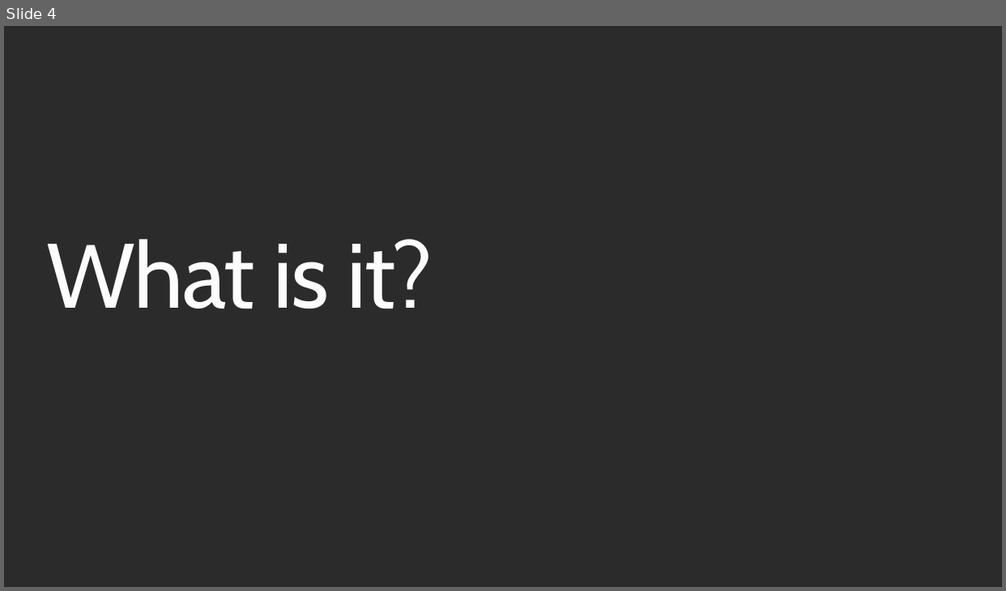
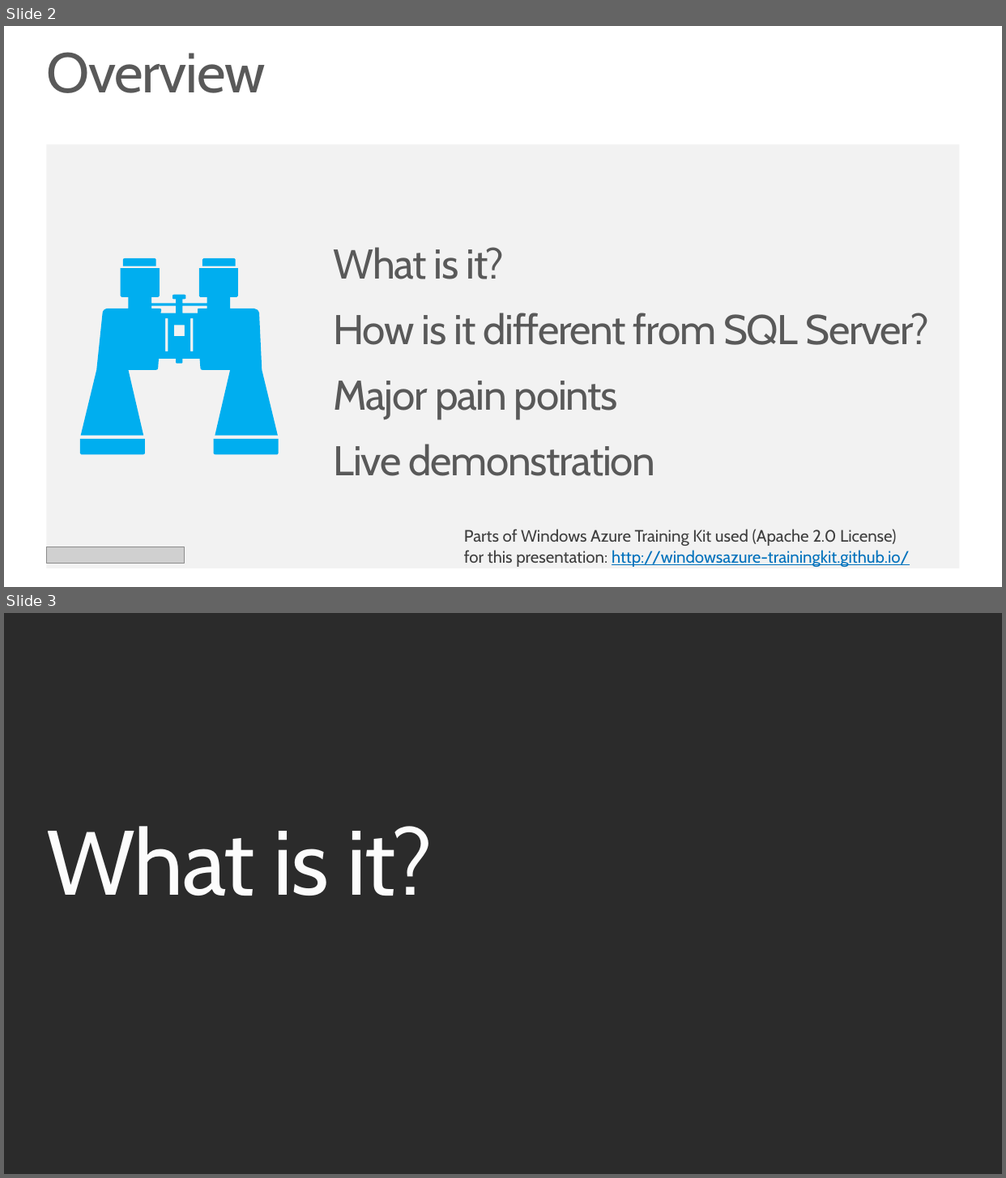
Before and after one commit to robdmoore/SQLAzureTransientDemo, a slide deck: Presentation.pptx. Shown one above the other, each under a label of ours: slide 4 before the commit, slides 2 and 3 after it. The pictures are 1006x591 and 1006x1178 pixels, drawn with LibreOffice and Linux fonts; fonts in the diff are those of the drawing; grey boxes stand for pictures; background and template pictures are left out; a plain dark background stands for a picture behind light text. Boxes give left, top, right and bottom in pixels: in the first picture for what was removed or moved away, otherwise in the second. Text is boxed around its words. In the diff, an @@ line names an element or a change of style, - is before the commit and + after.

```diff
--- a/Presentation.pptx
+++ b/Presentation.pptx
@@ slide 2 added at [4,26,1002,587], background #FFFFFF @@
@@ title added at [46,52,265,93], 54 pt, text #595959 @@
+Overview
@@ rectangle added at [47,144,959,569], fill #F2F2F2 @@
@@ freeform shape added at [80,258,279,455], fill #00AEEF @@
@@ text added at [334,247,929,476], 40 pt, text #595959 @@
+What is it?
+How is it different from SQL Server?
+Major pain points
+Live demonstration
@@ text added at [464,529,909,567], 16 pt, text #3E3E3E @@
+Parts of Windows Azure Training Kit used (Apache 2.0 License)
+for this presentation: http://windowsazure-trainingkit.github.io/
@@ picture added at [47,548,185,564] @@
@@ what was slide 4 is now slide 3 @@
```
Also in this commit, not shown: 9 slides changed, 14 other slides added, 11 slides removed.
